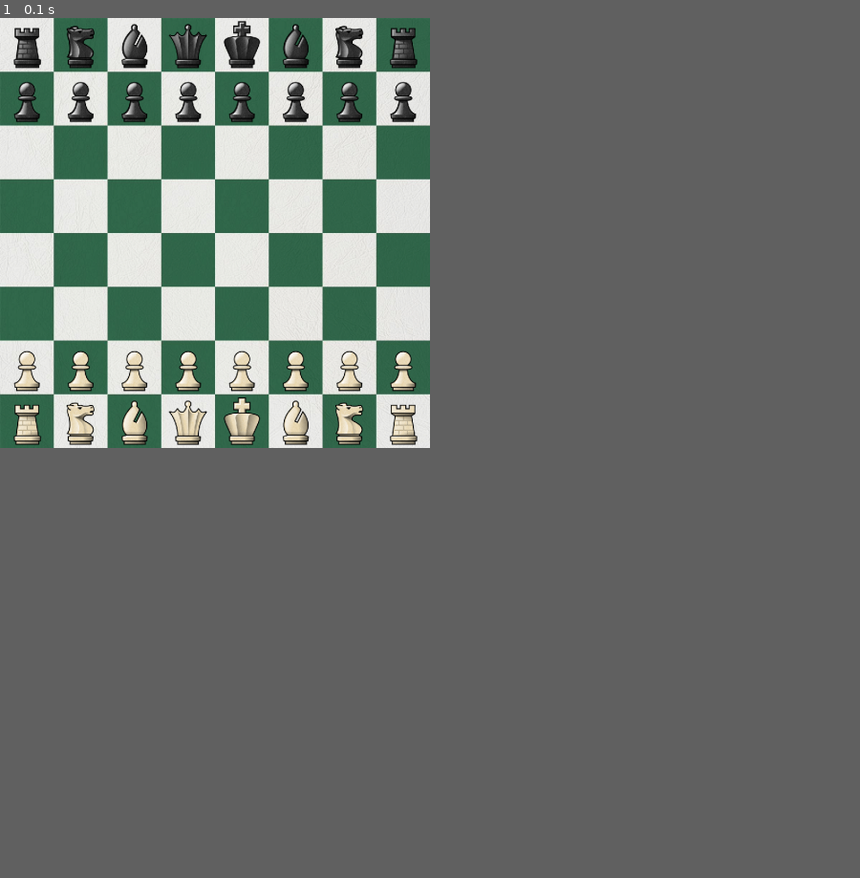
Above: before the commit, frame 1.
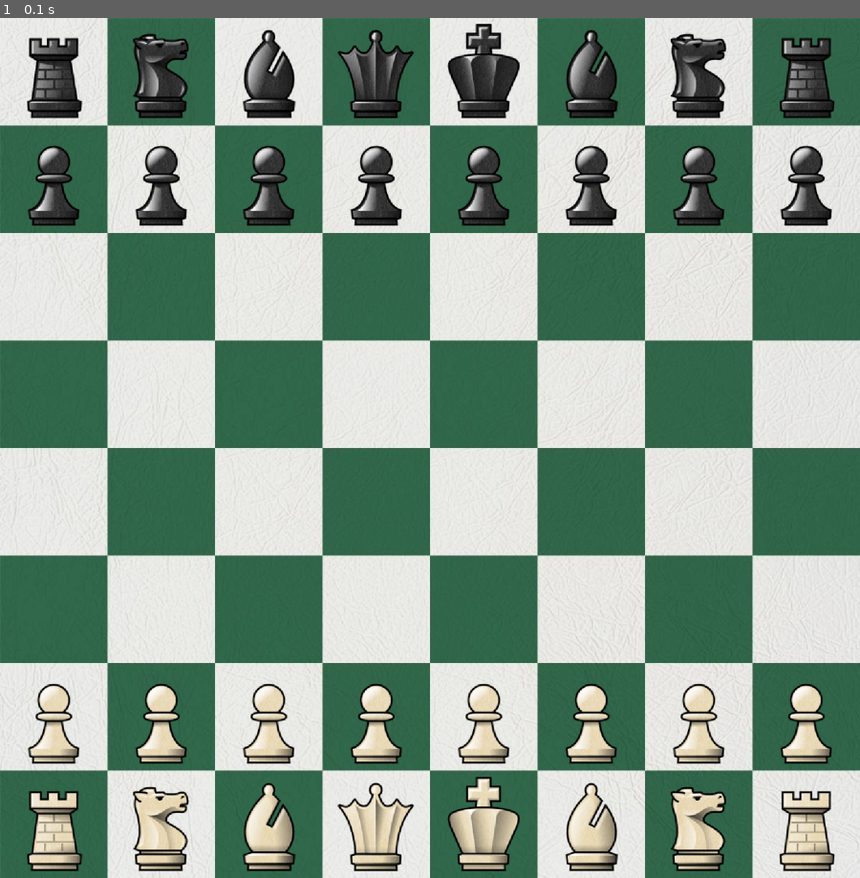
Above: after the commit, the same moment.

Repository: Haskool/Pygame-Chess
Game: pygame game, started from src/app.py
Two runs of this game, one before a commit and one after it. Both use one fixed random seed, a clock stepped at 60 frames per second and the inputs below.
Inputs:
- Up to frame 1 (0.1 s): no input
In our replay, the window is 450x450 before the commit and 900x900 after it. These sizes can differ from the game's own. Grey fills any space a smaller window leaves; there, only what the larger window draws over its background counts as a difference.

The runs differ from the first frame. In frame 1, 59% of the frame differs, in the area x 0-100%, y 0-100%.

Commit message:
fix pawn movements

Diff:
--- a/src/chess.py
+++ b/src/chess.py
@@ -31,22 +31,28 @@
             self.board.append(row)
 
     def move(self, fromPos, toPos):
-        """
-            Tries to move a piece from square with coordinates fromPos to square toPos
-            Returns True if a legal move occured and False otherwise
-        """
+        # Tries to move a piece from square with coordinates fromPos to square toPos
+        # Returns True if a legal move occured and False otherwise
+
+        # TODO: handle en passaunt
+
         (fromX, fromY) = fromPos
         (toX, toY) = toPos
         fromPiece = self.board[fromY][fromX]
-        if fromPiece is None or fromPiece.colour != self.turnColour:
+        if fromPiece is None:
             return False
-        candidates = fromPiece.getCanidiateSquares()
-        toPiece = self.board[toY][toX]
-        moveIsNotBlocked = all(self.board[y][x] == None for (x,y) in fromPiece.getPath(fromPos, toPos))
-        isLegal = (toPos in candidates) and moveIsNotBlocked and ((toPiece is None) or toPiece.colour != fromPiece.colour)
+
+        candidates = fromPiece.getCanidiateSquares(self.board)
+        isLegal = toPos in candidates
+
         if isLegal:
             self.board[fromY][fromX] = None
             self.board[toY][toX] = fromPiece
             fromPiece.move(toPos)
             self.turnColour *= -1
+
+        # toPiece = self.board[toY][toX]
+        # moveIsNotBlocked = all(self.board[y][x] == None for (x,y) in fromPiece.getPath(fromPos, toPos))
+
+        # isLegal = (toPos in candidates) and moveIsNotBlocked and ((toPiece is None) or toPiece.colour != fromPiece.colour)
         return isLegal
--- a/src/pieces.py
+++ b/src/pieces.py
@@ -5,7 +5,6 @@
 class Colour(IntEnum):
     white = -1
     black = 1
-
 
 class Piece:
     """
@@ -18,16 +17,26 @@
         self.colour = colour
 
     # returns a list of (x,y) such that the piece could move to those squares
-    def getCanidiateSquares(self):
+    def getCanidiateSquares(self, board):
         raise NotImplementedError
 
     def getPath(self, fromCo, toCo):
         raise NotImplementedError
 
-    def onBoard(self, candidates):
-        return list(
-            filter(lambda xy: xy[0] >= 0 and xy[1] >= 0 and xy[0] <= 7 and xy[1] <= 7, candidates)
-        )
+    def getBoard(self, candidate, board):
+        inGrid = lambda xy: xy[0] >= 0 and xy[1] >= 0 and xy[0] <= 7 and xy[1] <= 7
+        assert(inGrid(candidate))
+        return board[candidate[1]][candidate[0]]
+
+    def isFree(self, candidate, board):
+        inGrid = lambda xy: xy[0] >= 0 and xy[1] >= 0 and xy[0] <= 7 and xy[1] <= 7
+        if(inGrid(candidate)):
+            return board[candidate[1]][candidate[0]] is None
+        else:
+            return False
+
+    def isFilled(self, candidate, board):
+        return (not self.isFree(candidate, board))
 
     # coords = index of square to move to
     def move(self, coords):
@@ -41,15 +50,28 @@
         super().__init__(position, colour)
         self.hasMoved = False
 
-    def getCanidiateSquares(self):
+    def getCanidiateSquares(self, board):
         direction = self.colour
-        forward = [(self.x, self.y + direction)]
-        firstMove = [(self.x, self.y + 2*direction)]
-        diagonals = [(self.x + 1, self.y + direction), (self.x - 1, self.y + direction)]
-        candidates = forward + diagonals
+        candidates = []
+
+        forward = (self.x, self.y + direction)
+        firstMove = (self.x, self.y + 2*direction)
+        [leftDiag,rightDiag] = [(self.x - 1, self.y + direction), (self.x + 1, self.y + direction)]
+
+        getBoard = lambda t: board[t[1]][t[0]]
+
+        if(self.isFree(forward, board)):
+            #TODO promote pawn
+            candidates.append(forward)
+        if(self.isFilled(leftDiag, board) and getBoard(leftDiag).colour != self.colour):
+            candidates.append(leftDiag)
+        if(self.isFilled(rightDiag, board) and getBoard(rightDiag).colour != self.colour):
+            candidates.append(rightDiag)
         if not self.hasMoved:
-            candidates += firstMove
-        return self.onBoard(candidates)
+            candidates.append(firstMove)
+        print(candidates)
+
+        return candidates
 
     def getPath(self, fromCo, toCo):
         direction = self.colour
@@ -64,12 +86,12 @@
         super().move(coords)
         self.hasMoved = True
 
-p = Pawn((3, 3), Colour.white)
-print(p.getCanidiateSquares())
+# p = Pawn((3, 3), Colour.white)
+# print(p.getCanidiateSquares())
 
 
 class Rook(Piece):
-    def getCanidiateSquares(self):
+    def getCanidiateSquares(self, board):
         horizontal = [(self.x, y) for y in range(1, 8)]
         vertical = [(x, self.y) for x in range(1, 8)]
         candidates = horizontal + vertical
@@ -94,7 +116,7 @@
         return path
 
 class Knight(Piece):
-    def getCanidiateSquares(self):
+    def getCanidiateSquares(self, board):
         moves = product([1, -1], [2, -2])
         candidates = list(
             chain.from_iterable(
@@ -107,7 +129,7 @@
         return []
 
 class Bishop(Piece):
-    def getCanidiateSquares(self):
+    def getCanidiateSquares(self, board):
         delta = [1, -1]
         diagonals = [
             (self.x + scale * x, self.y + scale * y)
@@ -137,7 +159,7 @@
         return path
 
 class Queen(Piece):
-    def getCanidiateSquares(self):
+    def getCanidiateSquares(self, board):
         tempBishopCandidates = Bishop(self.position, self.colour).getCanidiateSquares()
         tempRookCandidates = Rook(self.position, self.colour).getCanidiateSquares()
         candidates = tempBishopCandidates + tempRookCandidates
@@ -156,7 +178,7 @@
         super().__init__(position, colour)
         self.inCheck = False
 
-    def getCanidiateSquares(self):
+    def getCanidiateSquares(self, board):
         delta = [-1, 0, 1]
         candidates = [(self.x + x, self.y + y) for (x, y) in product(delta, repeat=2)]
         candidates.remove(self.position)
--- a/src/view.py
+++ b/src/view.py
@@ -9,8 +9,8 @@
 
     def __init__(self):
         self._running = True
-        self.size = self.width, self.height = 800, 800
-        self.psize = self.pwidth, self.pheight = 100, 100
+        self.size = self.width, self.height = 1600, 1600
+        self.psize = self.pwidth, self.pheight = 200, 200
         self._display_surf = pg.Surface(self.size)
         self.background = None
         self.mImages = []
@@ -18,7 +18,7 @@
 
     # construct all board images (mImages) and define their initial locations
     def on_init(self):
-        board = pg.image.load("resources\\board.jpg").convert()
+        board = pg.image.load("resources/board.jpg").convert()
         board = pg.transform.scale(board, self.size)
         self.background = board
 
@@ -31,11 +31,11 @@
                 for i, pieceName in enumerate(row):
                     if pieceName == piece:
                         x = i * self.pwidth
-                        pI = mImage("resources\\{}{}.png".format(colour, piece), (x, y), self.psize)
+                        pI = mImage("resources/{}{}.png".format(colour, piece), (x, y), self.psize)
                         self.mImages.append(pI)
             y = self.pheight if colour == "b" else self.height - 2 * self.pheight
             for x in range(0, self.width, self.pwidth):
-                pI = pI = mImage("resources\\{}p.png".format(colour), (x, y), self.psize)
+                pI = pI = mImage("resources/{}p.png".format(colour), (x, y), self.psize)
                 self.mImages.append(pI)
         self.refresh()
 
